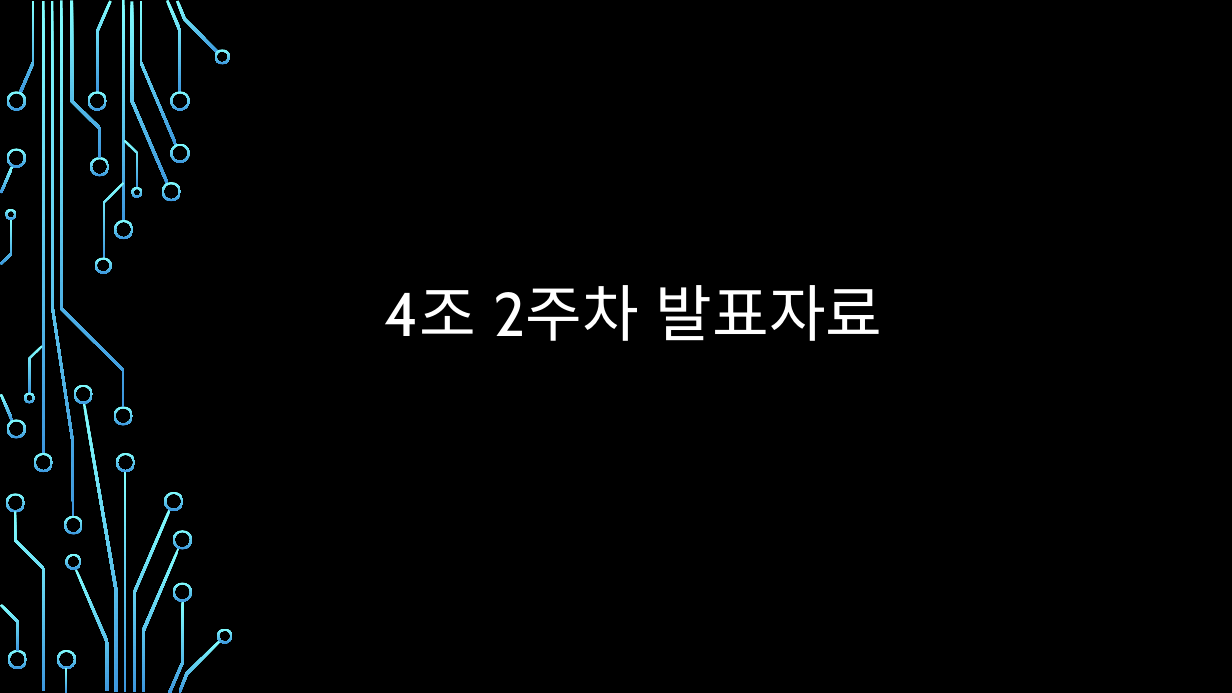
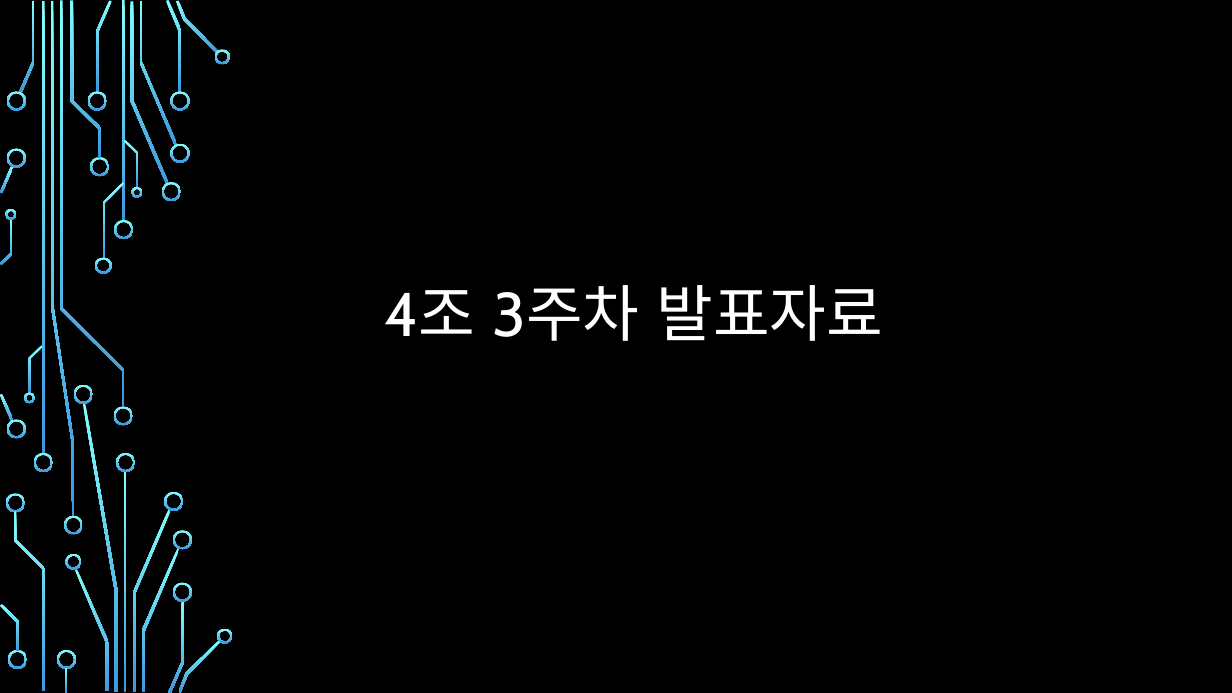
Before and after one commit to dlwnstjr2004/EskerJuneA, a slide deck: slide 1 of report/4조 3주차/VLSI 졸업작품 4조 발표 ppt 03.pptx. Drawn at 1232x693 pixels with LibreOffice and Linux fonts; fonts in the diff are those of the drawing; background and template pictures are left out. Boxes give left, top, right and bottom in pixels: in the first picture for what was removed or moved away, otherwise in the second. Text is boxed around its words. In the diff, an @@ line names an element or a change of style, - is before the commit and + after.

```diff
--- a/report/4조 3주차/VLSI 졸업작품 4조 발표 ppt 03.pptx
+++ b/report/4조 3주차/VLSI 졸업작품 4조 발표 ppt 03.pptx
@@ title at (384,285,884,341): text changed @@
-4조 2주차 발표자료
+4조 3주차 발표자료
```
Also in this commit, not shown: 1 other slide changed, 2 slides added.
